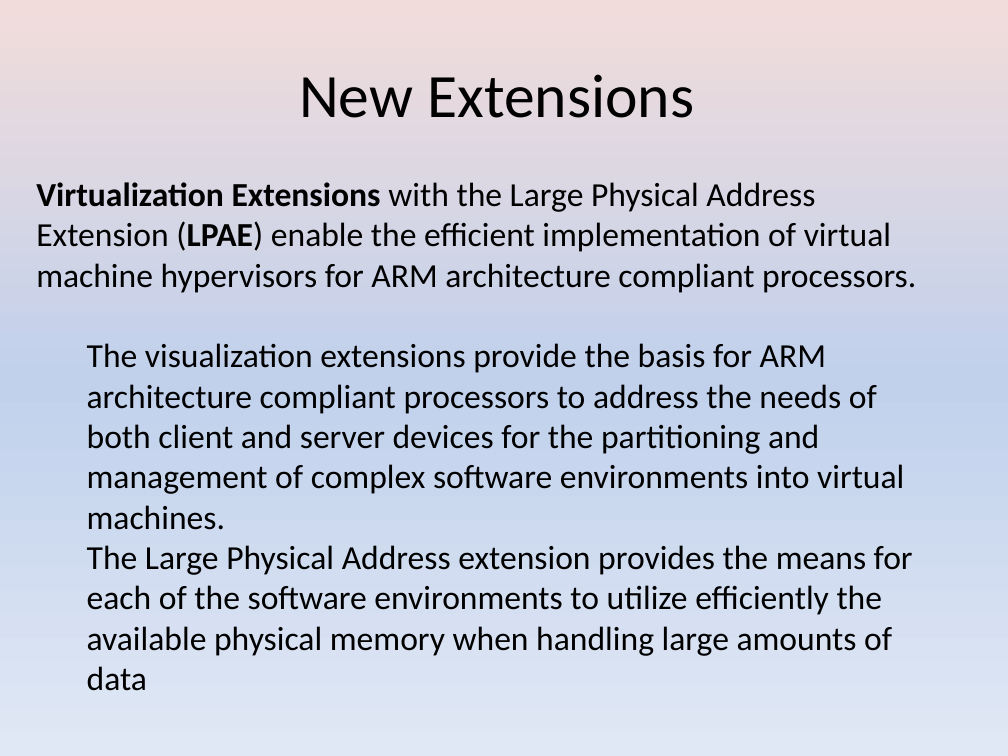
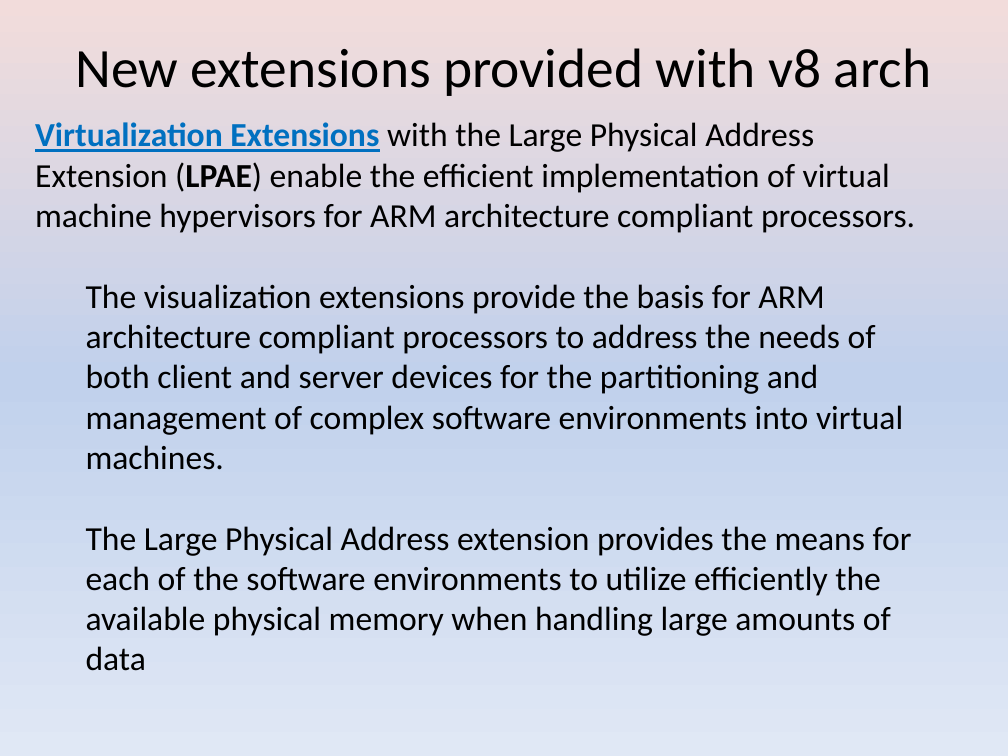
Before and after one commit to girishsukukumar/ARM-Architecture, a slide deck: slide 11 of 14.ARMV8Arch.pptx (slide 7 before the commit). Drawn at 1008x756 pixels with LibreOffice and Linux fonts; fonts in the diff are those of the drawing. Boxes give left, top, right and bottom in pixels: in the first picture for what was removed or moved away, otherwise in the second. Text is boxed around its words. In the diff, an @@ line names an element or a change of style, - is before the commit and + after.

```diff
--- a/14.ARMV8Arch.pptx
+++ b/14.ARMV8Arch.pptx
@@ title at (76,48,932,96): text changed; size 44 to 39.6 pt @@
-New Extensions
+New extensions provided with v8 arch
@@ text "Virtualization Extensions with the Large ...": place and size @@
-text "Virtualization Extensions with the Large ..." at (36,182,916,691)
+text "Virtualization Extensions with the Large ..." at (35,122,915,671)
@@ text at (35,122,915,233): text colour #000000 to #0070C0, underline on in "Virtualization Extensions" @@
```
Also in this commit, not shown: 6 other slides changed, 38 slides added.
